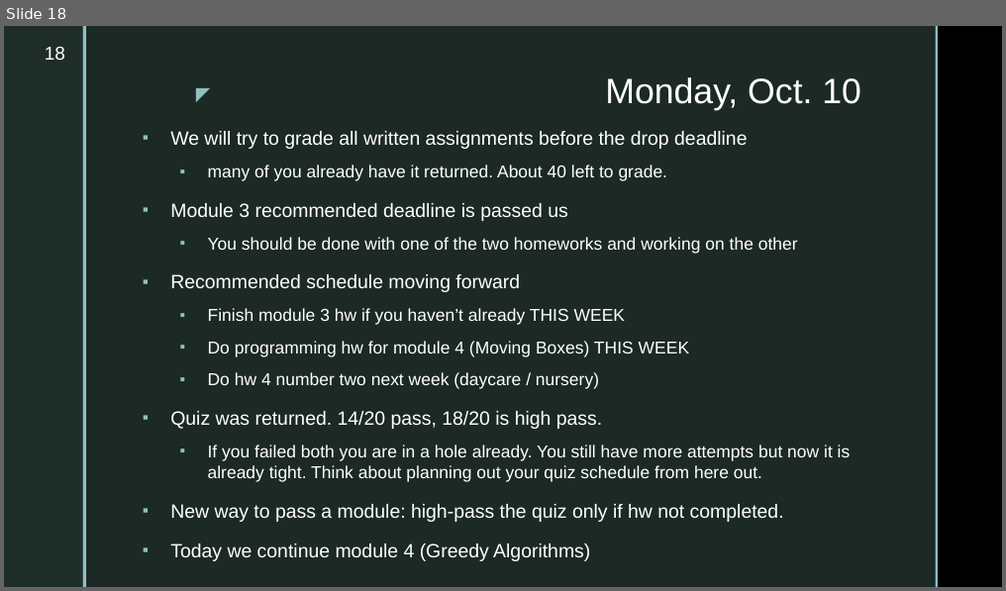
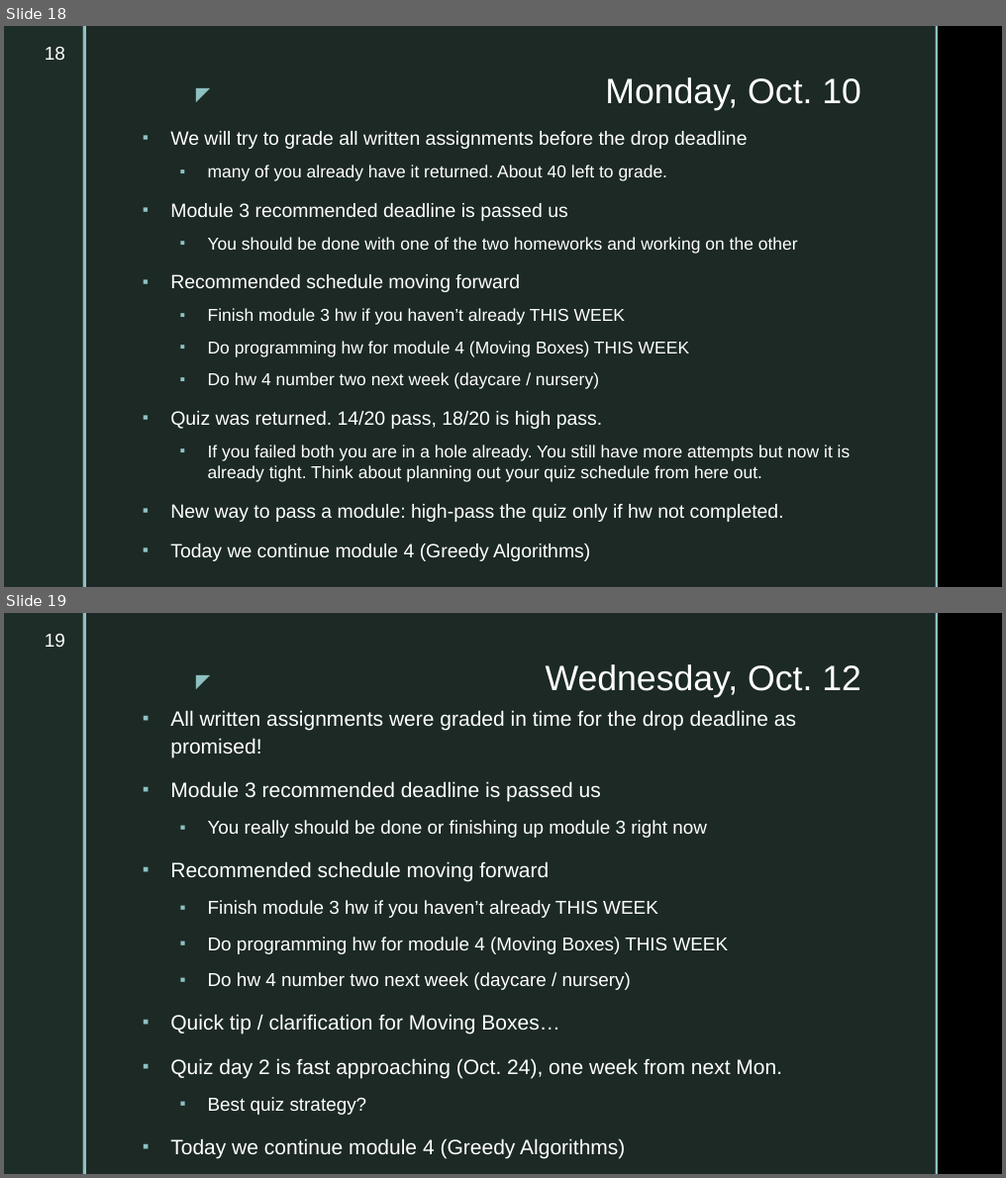
Before and after one commit to markfloryan/dsa2, a slide deck: slides/dailyannouncements.pptx. Shown one above the other, each under a label of ours: slide 18 before the commit, slides 18 and 19 after it. The pictures are 1006x591 and 1006x1178 pixels, drawn with LibreOffice and Linux fonts; fonts in the diff are those of the drawing; background and template pictures are left out. Boxes give left, top, right and bottom in pixels: in the first picture for what was removed or moved away, otherwise in the second. Text is boxed around its words. In the diff, an @@ line names an element or a change of style, - is before the commit and + after.

Commit message:
slides

```diff
--- a/slides/dailyannouncements.pptx
+++ b/slides/dailyannouncements.pptx
@@ slide 19 added at box(4, 613, 1002, 1174), background picture (left out); not listed: 5 template elements that a slide beside it also shows @@
@@ page number added at box(45, 634, 65, 647), 18 pt, text #FFFFFF @@
+19
@@ title added at box(546, 664, 861, 697), 34 pt, text #FFFFFF @@
+Wednesday, Oct. 12
@@ text added at box(170, 710, 796, 1158), 20 pt, text #FFFFFF @@
+▪ All written assignments were graded in time for the drop deadline as promised!
+▪ Module 3 recommended deadline is passed us
+  ▪ You really should be done or finishing up module 3 right now
+▪ Recommended schedule moving forward
+  ▪ Finish module 3 hw if you haven’t already THIS WEEK
+  ▪ Do programming hw for module 4 (Moving Boxes) THIS WEEK
+  ▪ Do hw 4 number two next week (daycare / nursery)
+▪ Quick tip / clarification for Moving Boxes…
+▪ Quiz day 2 is fast approaching (Oct. 24), one week from next Mon.
+  ▪ Best quiz strategy?
+▪ Today we continue module 4 (Greedy Algorithms)
```
Also in this commit, not shown: 4 other files.
